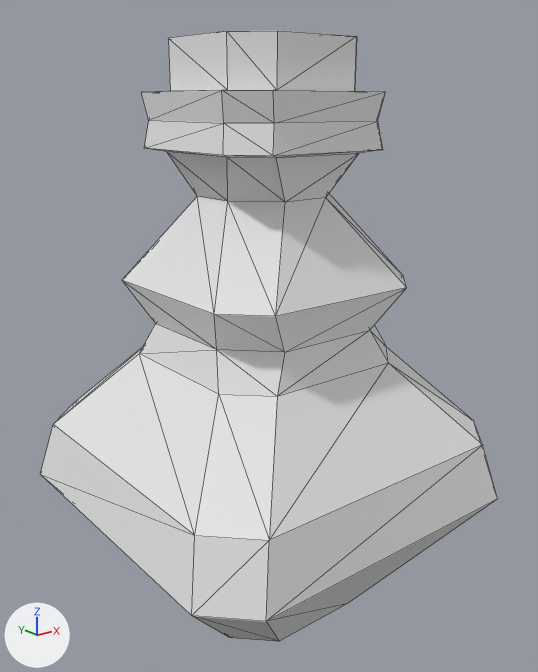
A saved change to the glTF model src/assets/glb/kits/pirate/props/Bottle_2.glb.
The view is the same before and after, from a camera (50 mm lens) standing at (-36.4, -46.1, 41.9) and looking at (0.4, -0.1, 23.5). The lights are fixed; the arrows at lower left show +X, +Y and +Z. The picture after the commit comes second. Mesh edges are drawn as thin lines. Where no turn or scale is listed for an object, it has been applied to the vertices.

Objects in the first picture: 'Prop_Bottle_2'.
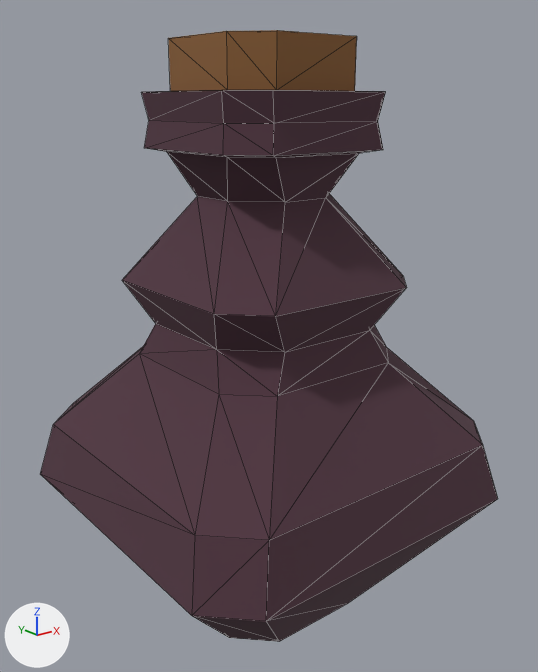
The newer file is also rescaled (x0.01) as a whole; pictures and numbers use the older file's frame.

Patch to the scene script:
```diff
--- a/src/assets/glb/kits/pirate/props/Bottle_2.glb.py
+++ b/src/assets/glb/kits/pirate/props/Bottle_2.glb.py
@@ img_atlas_pirate @@
+img_atlas_pirate = load_image('Atlas_Pirate', '_unpacked/Atlas_Pirate', 32, 32, 'sRGB')
@@ mat_atlas @@
 mat_atlas = principled_material('Atlas')
-mat_atlas.base_color = (0.8, 0.8, 0.8)  # white #e7e7e7
-mat_atlas.roughness = 0.553
+mat_atlas.texture = img_atlas_pirate
+mat_atlas.roughness = 1.0
```

Where the change shows, as pixel boxes (x1, y1, x2, y2) in the pictures (538 x 672 px):
'Prop_Bottle_2', surface changed (white to brown)
    both: (40, 30, 498, 642)
